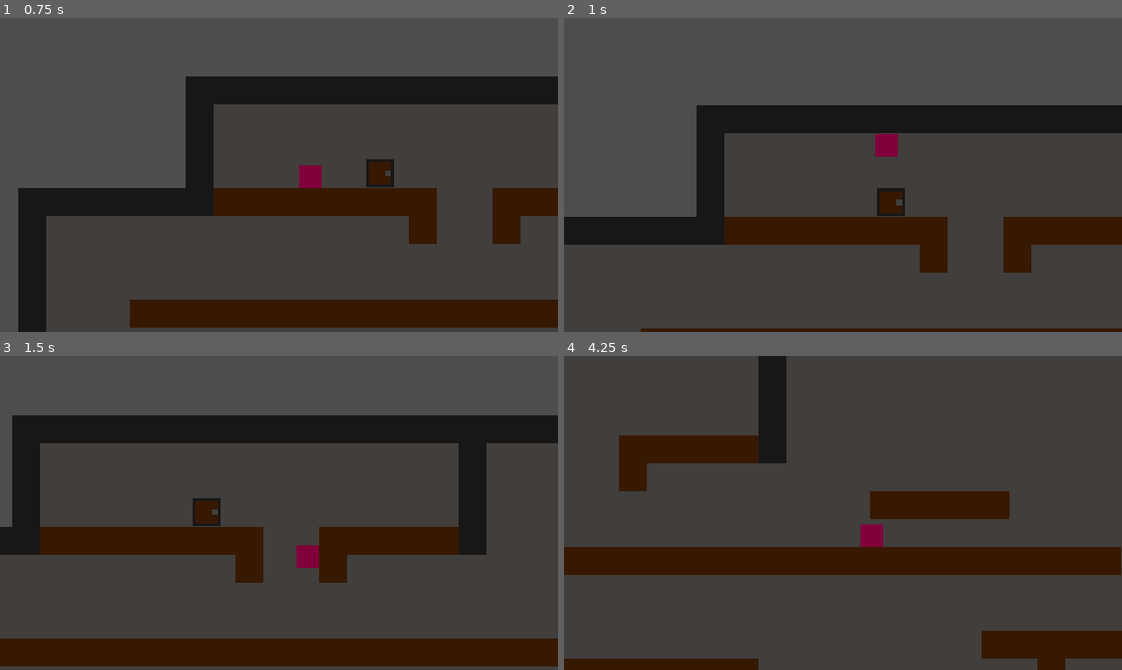
Above: before the commit, frames 1-4 (two rows, left to right).
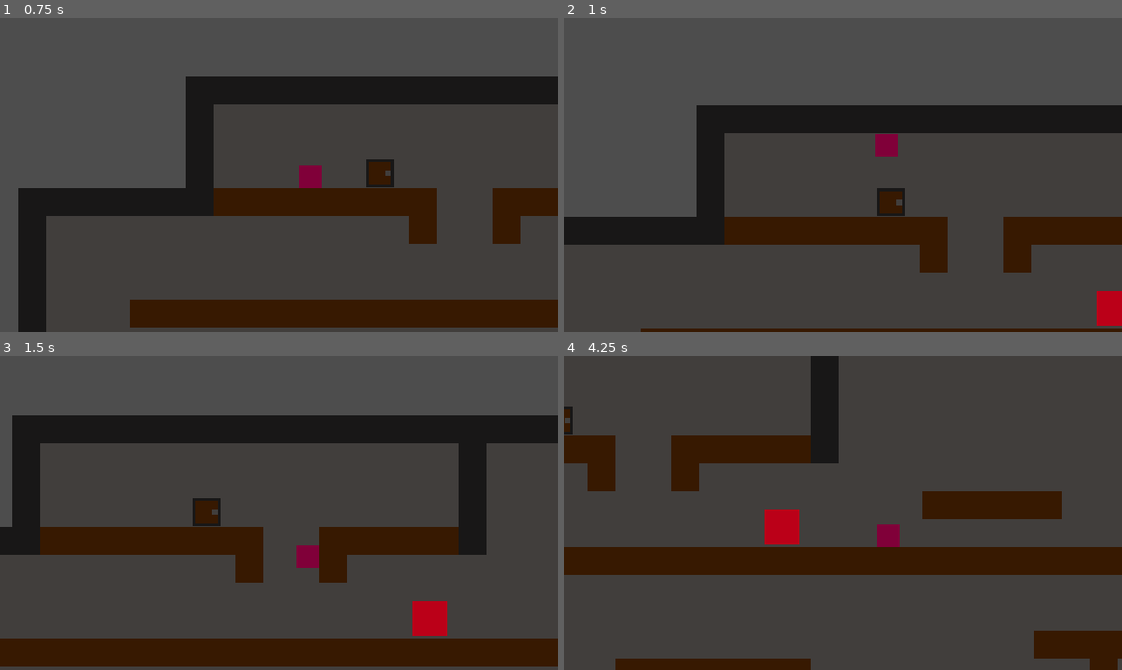
Above: after the commit, the same moments.

Repository: violetstone17/mr.-crowley
Game: Godot game, scene res://scenes/dungeon_layer.tscn
The game is run twice, just before and just after one commit, with the same random seed, the same clock (stepped at 60 frames per second) and the same inputs.
Inputs (mouse positions are in pixels of both pictures, inside the frame that each line leads up to):
- Up to frame 1 (0.75 s): move the mouse to (401, 159) at 0.52 s; hold D (moveRight) from 0.53 s (still down); click (401, 159) at 0.6 s
- Up to frame 2 (1 s): keep holding D (moveRight); tap Space (jump) at 0.77, 0.8 s
- Up to frame 3 (1.5 s): keep holding D (moveRight); tap Space (jump) at 1.07, 1.35 s; move the mouse to (167, 528) at 1.27 s
- Up to frame 4 (4.25 s): tap Space (jump) at 1.52, 1.82, 2.3, 3.02, 3.32, 3.6, 3.77, 4.07 s; click (731, 528) at 1.55 s; move the mouse to (898, 443) at 2.02 s; release D (moveRight) at 2.03 s; hold A (moveLeft) 2.03-2.78 s; click (898, 443) at 2.1 s; move the mouse to (815, 575) at 2.77 s; hold D (moveRight) from 2.78 s (still down); click (815, 575) at 2.85 s; move the mouse to (1010, 560) at 3.52 s

Frame 1 is identical in both runs. In frame 2, 0.5% of the frame differs, in the area x 95-100%, y 86-99%; in frame 3, 0.7%; in frame 4, 12%, in the area x 0-100%, y 0-100%.

Commit message:
GOT BASIC ATTACK SETUP!!! enemy takes damage, player deals attack damage. i'm kind of liking this part so i might setup some basic 'weapons' to sit in the players hands OR maybe a basic punch animation// sign that i can actually see! otw next up is more intentional enemies like bats and skeletons. excited to see what comes of this

Diff:
--- a/mr.-crawly/project.godot
+++ b/mr.-crawly/project.godot
@@ -55,6 +55,11 @@
 "events": [Object(InputEventKey,"resource_local_to_scene":false,"resource_name":"","device":-1,"window_id":0,"alt_press …(191 unchanged characters)…
 ]
 }
+mainAttack={
+"deadzone": 0.2,
+"events": [Object(InputEventMouseButton,"resource_local_to_scene":false,"resource_name":"","device":-1,"window_id":0,"alt_pressed":false,"shift_pressed":false,"ctrl_pressed":false,"meta_pressed":false,"button_mask":1,"position":Vector2(241, 17),"global_position":Vector2(255, 90),"factor":1.0,"button_index":1,"canceled":false,"pressed":true,"double_click":false,"script":null)
+]
+}
 
 [physics]
 
--- /dev/null
+++ b/mr.-crawly/scenes/dummy_enemy.tscn
@@ -0,0 +1,30 @@
+[gd_scene format=3 uid="uid://b0aojr1olpe3u"]
+
+[ext_resource type="Script" uid="uid://dia1fb08qrs3r" path="res://scripts/dummy_enemy.gd" id="1_wpb4l"]
+
+[sub_resource type="RectangleShape2D" id="RectangleShape2D_p01cl"]
+size = Vector2(40, 40)
+
+[sub_resource type="RectangleShape2D" id="RectangleShape2D_4x7t1"]
+size = Vector2(44, 44)
+
+[node name="dummyenemy" type="CharacterBody2D" unique_id=356996311]
+script = ExtResource("1_wpb4l")
+
+[node name="CollisionShape2D" type="CollisionShape2D" parent="." unique_id=1876167392]
+position = Vector2(20, 20)
+shape = SubResource("RectangleShape2D_p01cl")
+
+[node name="ColorRect" type="ColorRect" parent="." unique_id=3193030]
+offset_right = 40.0
+offset_bottom = 40.0
+color = Color(0.73298246, 0, 0.09494672, 1)
+
+[node name="hurtbox" type="Area2D" parent="." unique_id=874943602]
+collision_layer = 2
+collision_mask = 2
+
+[node name="CollisionShape2D" type="CollisionShape2D" parent="hurtbox" unique_id=109247418]
+position = Vector2(20, 20)
+shape = SubResource("RectangleShape2D_4x7t1")
+debug_color = Color(0.8527846, 0.33244017, 0.4361885, 0.41960785)
--- a/mr.-crawly/scenes/dungeon_layer.tscn
+++ b/mr.-crawly/scenes/dungeon_layer.tscn
@@ -3,6 +3,7 @@
 [ext_resource type="TileSet" uid="uid://dp0cjmrl8b0f1" path="res://assets/basicTileSet.tres" id="1_w1tr2"]
 [ext_resource type="PackedScene" uid="uid://cf82iijems8mo" path="res://scenes/player.tscn" id="2_35015"]
 [ext_resource type="PackedScene" uid="uid://bi7cnf77vddk7" path="res://scenes/door.tscn" id="3_35015"]
+[ext_resource type="PackedScene" uid="uid://b0aojr1olpe3u" path="res://scenes/dummy_enemy.tscn" id="4_8f742"]
 
 [node name="DungeonLayer" type="Node2D" unique_id=198205434]
 
@@ -31,3 +32,6 @@
 [node name="player" parent="." unique_id=902986622 instance=ExtResource("2_35015")]
 position = Vector2(38, 37)
 scale = Vector2(0.65, 0.65)
+
+[node name="dummyenemy" parent="." unique_id=356996311 instance=ExtResource("4_8f742")]
+position = Vector2(427, 181)
--- a/mr.-crawly/scenes/player.tscn
+++ b/mr.-crawly/scenes/player.tscn
@@ -1,9 +1,13 @@
 [gd_scene format=3 uid="uid://cf82iijems8mo"]
 
 [ext_resource type="Script" uid="uid://ibsragkvrd53" path="res://scripts/player.gd" id="1_3vyb7"]
+[ext_resource type="Script" uid="uid://c7bdfhjm3omk0" path="res://scenes/playerHitbox.gd" id="2_g2els"]
 
 [sub_resource type="RectangleShape2D" id="RectangleShape2D_w600r"]
 size = Vector2(40, 40)
+
+[sub_resource type="RectangleShape2D" id="RectangleShape2D_p01cl"]
+size = Vector2(78, 74)
 
 [node name="player" type="CharacterBody2D" unique_id=902986622]
 script = ExtResource("1_3vyb7")
@@ -20,3 +24,12 @@
 [node name="Camera2D" type="Camera2D" parent="." unique_id=440404741]
 position = Vector2(20, 20)
 position_smoothing_enabled = true
+
+[node name="hitbox" type="Area2D" parent="." unique_id=442933771]
+collision_layer = 2
+collision_mask = 2
+script = ExtResource("2_g2els")
+
+[node name="CollisionShape2D" type="CollisionShape2D" parent="hitbox" unique_id=887325072]
+position = Vector2(20, 20)
+shape = SubResource("RectangleShape2D_p01cl")
--- /dev/null
+++ b/mr.-crawly/scenes/playerHitbox.gd
@@ -0,0 +1,5 @@
+extends Area2D
+# This Area2D exists to carry damage into whatever it touches.
+# The var declaration IS what creates the 'damage' property —
+# player.gd writes it, enemy hurtboxes read it.
+var damage: int = 10
--- a/mr.-crawly/scripts/door.gd
+++ b/mr.-crawly/scripts/door.gd
@@ -3,7 +3,6 @@
 signal doorOpened
 
 @onready var detector: Area2D = $Area2D
-@onready var body: StaticBody2D = $StaticBody2D
 
 # Called when the node enters the scene tree for the first time.
 func _ready() -> void:
@@ -16,8 +15,3 @@
 func open() -> void:
 	doorOpened.emit()
 	queue_free()
-
-# Called every frame. 'delta' is the elapsed time since the previous frame.
-@warning_ignore("unused_parameter")
-func _process(delta: float) -> void:
-	pass
--- /dev/null
+++ b/mr.-crawly/scripts/dummy_enemy.gd
@@ -0,0 +1,40 @@
+extends CharacterBody2D
+
+# --- SIGNALS
+signal enemyDead
+
+# --- EXPORTS
+@export var max_health: float = 30
+
+# --- STATE
+var health: float
+
+# --- NODE REFERENCES
+# The hurtbox: an Area2D covering the enemy's body. It doesn't attack anything —
+# it exists to be overlapped BY hitboxes and to report that fact.
+@onready var hurtbox: Area2D = $hurtbox
+
+# Called when the node enters the scene tree for the first time.
+func _ready() -> void:
+	# put enemy in group so it can be correctly identified.
+	add_to_group("enemy")
+	health = max_health
+	hurtbox.area_entered.connect(_onHurtboxAreaEntered)
+
+
+func _process(delta: float) -> void:
+	print(name, " position: ", global_position)
+
+func _onHurtboxAreaEntered(area: Area2D) -> void:
+	if "damage" in area:
+		takeDamage(area.damage)
+
+func takeDamage(amount: int) -> void:
+	health -= amount
+	print(name, " took ", amount, " damage. Health: ", health)
+	if health <= 0:
+		die()
+
+func die() -> void:
+	enemyDead.emit()
+	queue_free()
--- a/mr.-crawly/scripts/player.gd
+++ b/mr.-crawly/scripts/player.gd
@@ -1,23 +1,50 @@
 extends CharacterBody2D
 
-#set as a const so it can be modified here and only here.
-#any modulation of player speed can come from an external multiplyer somewhere else
+# --- EXPORTS:
 @export var speed = 300.0
-const JUMP_VELOCITY = -450.0
-var screen_size #size of game window
+@export var baseAttackDamage: int = 10
+@export var attackCooldownTime: float = 0.5 #seconds between swings
+
+# --- STATE
+var attackCooldown: float = 0.0 	#counts down to 0; 0 means 'can attack'
+
+# --- NODE REFERENCES
+# the hitbox Area2D that sits infront of the player
+@onready var attackHitbox: Area2D = $hitbox
+
+# The hitbox's shape. We disable/enable the SHAPE, never the Area (Lessons Log #5:
+# the on/off switch lives on the shape).
+@onready var attackShape: CollisionShape2D = $hitbox/CollisionShape2D
+
+var jumpVelocity = -450.0
 
 func _ready() -> void:
 	add_to_group("player")
-	screen_size = get_viewport_rect().size
+
+	#Start with hitbox OFF (no free hits while walking around (right now))
+	#set_deferred bedcause we're in a physics-adjacent context
+	attackShape.set_deferred("disabled", true)
 
 func _physics_process(delta: float) -> void:
+
+	# ---------- ATTACK START
+	#cooldown ticks down every frame, floored at 0
+	attackCooldown = max(0.0, attackCooldown - delta)
+
+	#is_action_just_pressed fires ONCE per pressed
+	# (instead of is_action_pressed which fires every frame held)
+	#the former is desired for a swing
+	if Input.is_action_just_pressed("mainAttack") and attackCooldown == 0.0:
+		_mainAttack()
+
+	# ---------- INPUT // MOVEMENT START
 	# Add the gravity.
 	if not is_on_floor():
 		velocity += get_gravity() * delta
 
 	# Handle jump.
 	if Input.is_action_just_pressed("jump") and is_on_floor():
-		velocity.y = JUMP_VELOCITY
+		velocity.y = jumpVelocity
 
 	# Get the input direction and handle the movement/deceleration.
 	# As good practice, you should replace UI actions with custom gameplay actions.
@@ -45,3 +72,20 @@
 	#position = position.clamp(Vector2.ZERO, (screen_size - Vector2(40, 40))) #the -20 will need to be adjusted later to account for different sprite size
 
 	move_and_slide()
+		# ---------- INPUT // MOVEMENT END
+
+func _mainAttack() -> void:
+	# 1. Start cooldown immediately, so this frame's press can't retrigger
+	attackCooldown = attackCooldownTime
+
+	attackHitbox.damage = baseAttackDamage #add weapon augmentation here
+	# 2. Turn hitbox on. any enemy hurtbox overlapping it this instant will fire its own area_entered signal (and the enemy handles the rest)
+	# purpose of this method: this script never touches enemy health
+	attackShape.set_deferred("disabled", false)
+	# 3. Schedule the hitbox to turn off
+	#    A Timer node would also work; a pending call is one less node to wire.
+	#    0.15s is a short "active frames" window, like a real swing arc.
+	#    If you want faster feedback on hit timing, tune this number in the Inspector
+	#    by exporting it like the others.
+	await get_tree().create_timer(0.15).timeout
+	attackShape.set_deferred("disabled", true)
Not shown, added: mr.-crawly/scenes/playerHitbox.gd.uid
Not shown, added: mr.-crawly/scripts/dummy_enemy.gd.uid
